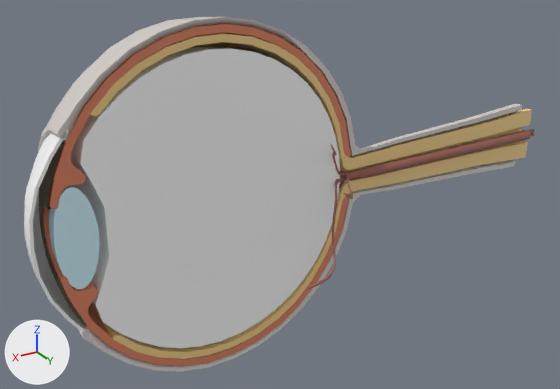
One commit to the FBX model XR_HowDoYouSeeTheWorld_Project/Assets/Model/HelenModels/eyeball/eyeball half.fbx: the scene before it, then after it.
Camera for both pictures: a camera (50 mm lens) standing at (0.341, 0.705, 0.349) and looking at (-0.123, -0.068, -0.037). Every picture has the same lights, and +X, +Y and +Z are marked at lower left. Where no turn or scale is listed for an object, it has been applied to the vertices.

Script lines for the objects in view, before the commit:
```python
mat_lens1 = principled_material('lens1')
mat_lens1.base_color = (0.658, 0.916, 1.0)  # cyan #d4f5ff
mat_lens1.roughness = 0.553
me_mesh = bpy.data.meshes.new('Mesh')
me_mesh.from_pydata(...)  # 702 vertices, 650 faces; spans x -0.18..0.178, y -0.203..0.0, z -0.199..0.199
me_mesh.materials.append(mat_mid_color)  # orange #de8565
me_mesh_002 = bpy.data.meshes.new('Mesh.002')
me_mesh_002.from_pydata(...)  # 533 vertices, 494 faces; spans x -0.467..0.163, y -0.205..0.0, z -0.205..0.205
me_mesh_002.materials.append(mat_white)  # light grey #dad4cf
me_mesh_003 = bpy.data.meshes.new('Mesh.003')
me_mesh_003.from_pydata(...)  # 211 vertices, 201 faces; spans x -0.0235..0.0221, y -0.0568..0.0, z -0.0568..0.0568
me_mesh_003.materials.append(mat_lens1)  # cyan #d4f5ff
me_mesh_004 = bpy.data.meshes.new('Mesh.004')
me_mesh_004.from_pydata(...)  # 533 vertices, 494 faces; spans x -0.486..0.131, y -0.196..0.0, z -0.189..0.189
me_mesh_004.materials.append(mat_inner_color)  # beige #f5d28d
ob_choroid = bpy.data.objects.new('choroid', me_mesh)
ob_choroid.location = (0.0, 0.0, 0.0)
ob_lens = bpy.data.objects.new('lens', me_mesh_003)
ob_lens.location = (0.1565, 0.0, 0.0)
ob_retina = bpy.data.objects.new('retina', me_mesh_004)
ob_retina.location = (-0.0006, 0.0, 0.0)
ob_sclera = bpy.data.objects.new('sclera', me_mesh_002)
ob_sclera.location = (0.0, 0.0, 0.0)
# also in view: 'vitreous_body' at (-0.011, -0.087, 0.0); 'nerves' at (-0.301, -0.001, -0.029); 'iris' at (0.168, -0.053, 0.0); 'nerve_thick' at (-0.329, 0.0, -0.001); 'sclera_clear' at (0.177, -0.058, 0.0)
```
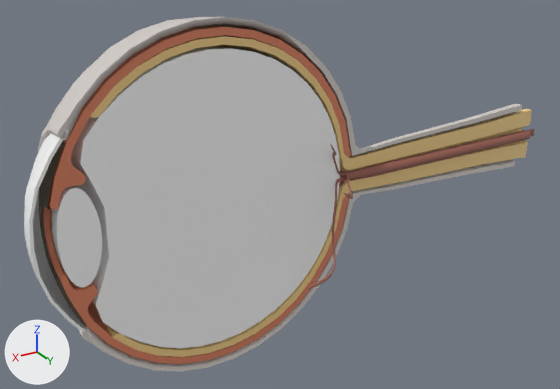
Where the newer file only moved an object's origin or applied its transform, the numbers keep the older frame.

The change, as JSON lines over the scene's bpy script:
```json
{"op": "set", "path": "mat_lens1.base_color", "old": "(0.658, 0.916, 1.0)", "new": "(1.0, 1.0, 1.0)", "note": "cyan #d4f5ff -> white #ffffff"}
{"block": "me_mesh_004", "where": "me_mesh_004.from_pydata(...)  # 533 vertices, 494 faces; spans x -0.486..0.131, y -0.196..0.0, z -0.189..0.189"}
{"block": "me_mesh_004", "where": "# used by ob_retina; location = (-0.0006, 0.0, 0.0)"}
{"block": "me_mesh_004", "change": "me_mesh_004 part 2: the whole mesh is scaled about its middle by (1, 1, 0.985)"}
{"block": "me_mesh_003", "where": "me_mesh_003.from_pydata(...)  # 211 vertices, 201 faces; spans x -0.0235..0.0221, y -0.0568..0.0, z -0.0568..0.0568"}
{"block": "me_mesh_003", "where": "# used by ob_lens; location = (0.1565, 0.0, 0.0)"}
{"block": "me_mesh_003", "change": "me_mesh_003 part 3: the whole mesh is scaled about its middle by (0.994, 1.04, 0.978), then moved by (-0.003, -0.0011, 0.0)"}
{"block": "me_mesh", "where": "me_mesh.from_pydata(...)  # 702 vertices, 650 faces; spans x -0.18..0.178, y -0.203..0.0, z -0.199..0.199"}
{"block": "me_mesh", "where": "# used by ob_choroid; location = (0.0, 0.0, 0.0)"}
{"block": "me_mesh", "change": "me_mesh part 1: the whole mesh is scaled about its middle by (1, 1, 0.985)"}
```

Location of each change, [x1, y1, x2, y2] in pixels of the pictures (560 x 389 px; the box of a moved part takes in the faces that stretch with it):
```json
{"object": "retina", "change": "mesh rescaled", "before": [90, 33, 532, 359], "after": [90, 36, 532, 357]}
{"object": "choroid", "change": "mesh rescaled", "before": [43, 24, 351, 366], "after": [43, 26, 351, 364]}
{"object": "lens", "change": "recoloured, mesh rescaled", "before": [49, 185, 100, 289], "after": [51, 186, 102, 287], "on screen": "cyan to white"}
{"part": 1, "of": "me_mesh", "change": "moved or reshaped", "before": [49, 24, 341, 366], "after": [48, 26, 340, 364]}
```
